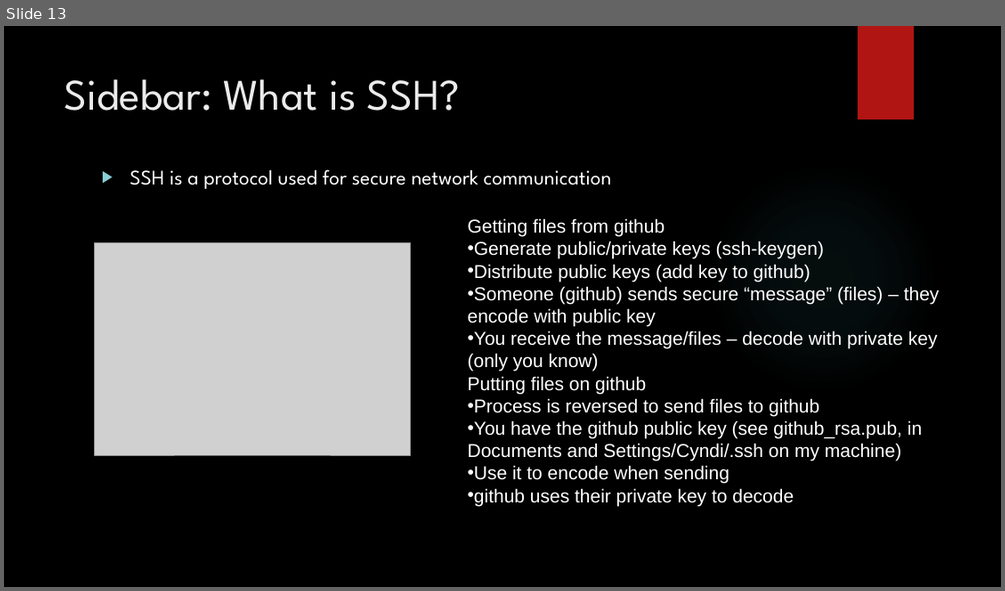
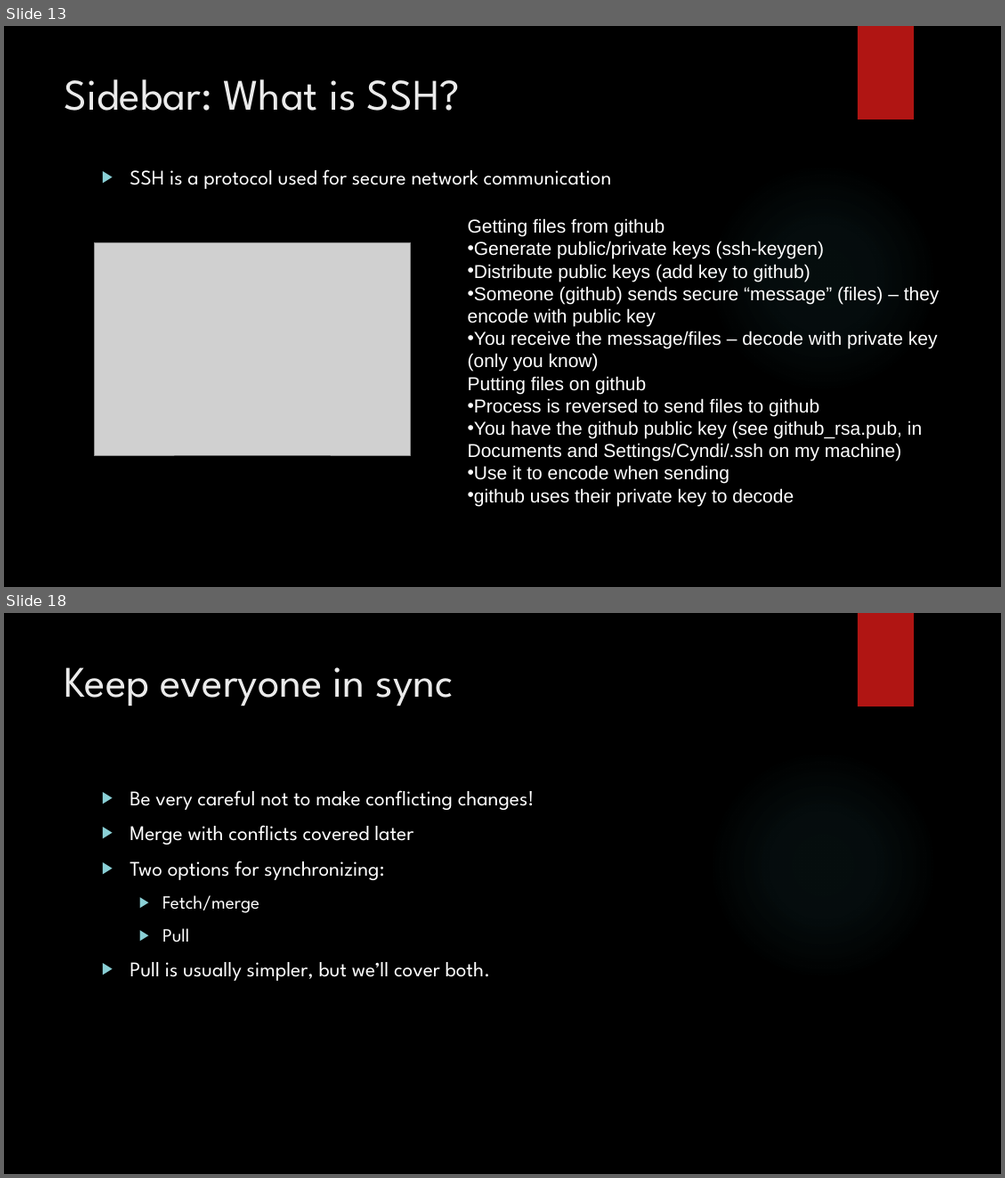
Before and after one commit to jrGabrillo/HelloWorld, a slide deck: github.pptx. Shown one above the other, each under a label of ours: slide 13 before the commit, slides 13 and 18 after it; the slides between them are not shown. The pictures are 1005x591 and 1005x1178 pixels, drawn with LibreOffice and Linux fonts; fonts in the diff are those of the drawing; grey boxes stand for pictures; background and template pictures are left out. Boxes give left, top, right and bottom in pixels: in the first picture for what was removed or moved away, otherwise in the second. Text is boxed around its words. In the diff, an @@ line names an element or a change of style, - is before the commit and + after.

```diff
--- a/github.pptx
+++ b/github.pptx
@@ slide 18 added at box(4, 613, 1001, 1174), background picture (left out); not listed: 2 template elements that a slide beside it also shows @@
@@ title added at box(65, 667, 453, 706), 42 pt, text #EBEBEB @@
+Keep everyone in sync
@@ text added at box(129, 790, 534, 981), 20 pt, text #FFFFFF @@
+▶ Be very careful not to make conflicting changes!
+▶ Merge with conflicts covered later
+▶ Two options for synchronizing:
+  ▶ Fetch/merge
+  ▶ Pull
+▶ Pull is usually simpler, but we’ll cover both.
```
Also in this commit, not shown: 2 slides changed, 3 other slides added, 1 other file.
